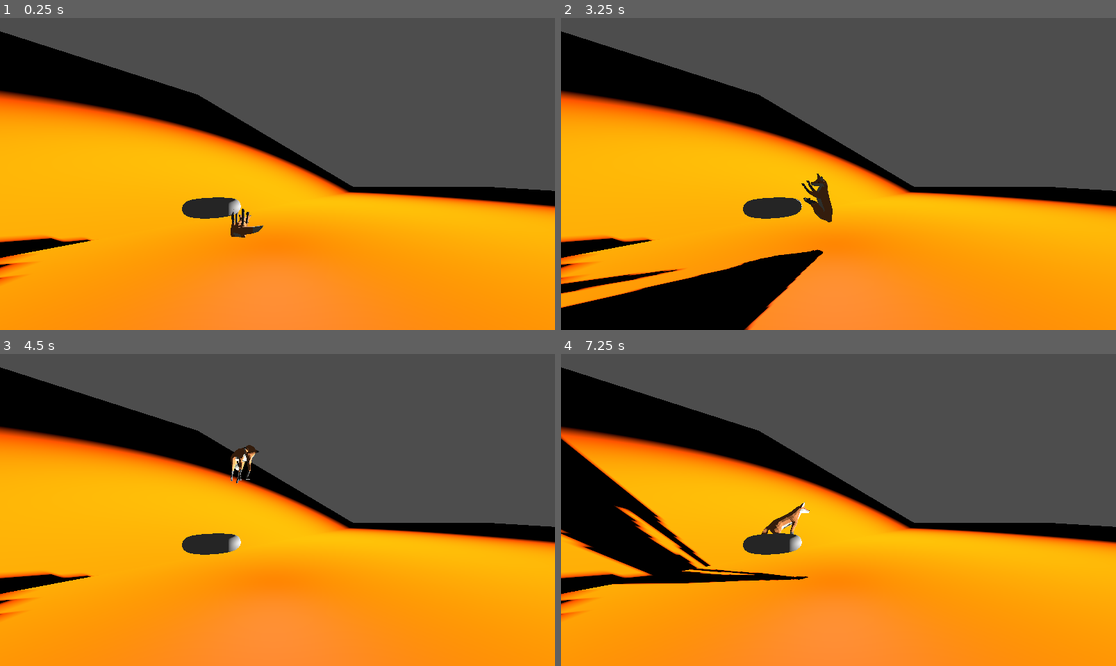
Above: before the commit, frames 1-4 (two rows, left to right).
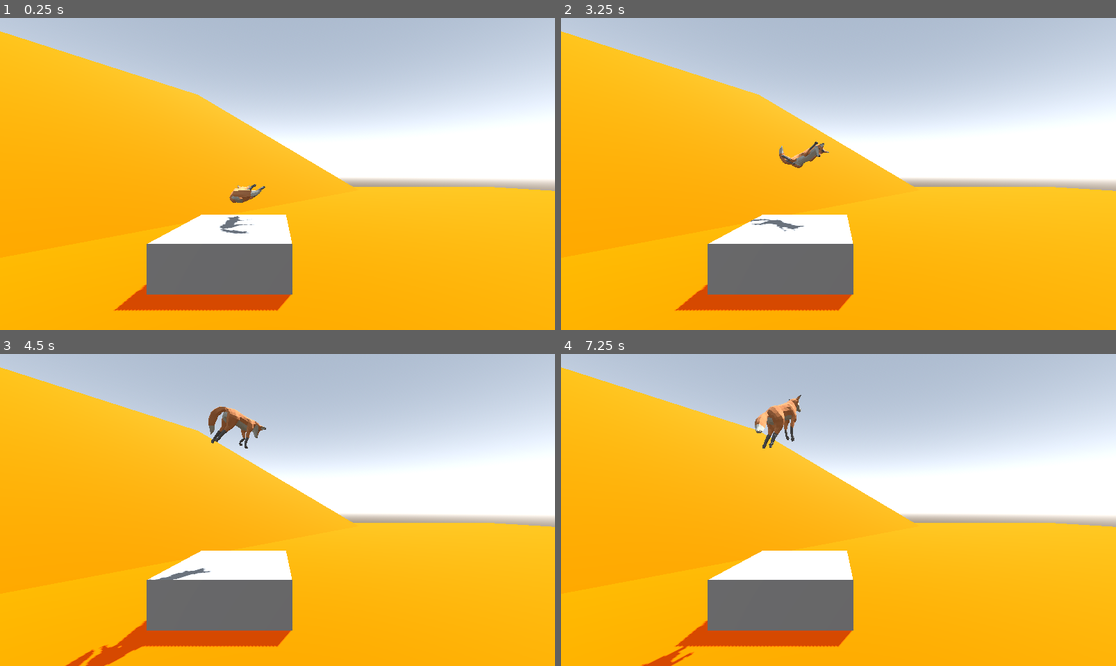
Above: after the commit, the same moments.

Repository: LeonardoLeporati7/Procedural-safari
Game: Godot game, scene res://main.tscn
Two runs of this game, one before a commit and one after it. Both use one fixed random seed, a clock stepped at 60 frames per second and the inputs below.
Inputs (mouse positions are in pixels of both pictures, inside the frame that each line leads up to):
- Up to frame 1 (0.25 s): no input
- Up to frame 2 (3.25 s): tap Enter (ui_accept) at 0.5, 0.77 s; move the mouse to (960, 158) at 0.52 s; hold Right (ui_right) 0.53-1.25 s; click (960, 158) at 0.6 s; drag from (727, 189) to (810, 236) at 1.27 s; move the mouse to (894, 105) at 2.02 s; hold Right (ui_right) 2.03-2.75 s; click (894, 105) at 2.1 s; drag from (810, 236) to (672, 127) at 2.77 s
- Up to frame 3 (4.5 s): move the mouse to (444, 556) at 3.52 s; hold Left (ui_left) 3.53-4.25 s; click (444, 556) at 3.6 s; tap Enter (ui_accept) at 3.77 s; drag from (111, 463) to (194, 432) at 4.27 s
- Up to frame 4 (7.25 s): move the mouse to (866, 510) at 5.02 s; hold Down (ui_down) 5.03-5.75 s; click (866, 510) at 5.1 s; drag from (755, 432) to (727, 525) at 5.77 s; move the mouse to (960, 494) at 6.52 s; hold Up (ui_up) from 6.53 s (still down); click (960, 494) at 6.6 s; tap Enter (ui_accept) at 6.77 s

The runs differ from the first frame. In frame 1, 75% of the frame differs, in the area x 0-100%, y 0-100%; in frame 2, 76%; in frame 3, 75%; in frame 4, 81%.

Commit message:
Add procedural sky & stabilize spider jump
Update scene and spider movement logic:

- main.tscn: replace Environment/CameraAttributes/Compositor subresources with a ProceduralSkyMaterial and Sky + Environment; add WorldEnvironment and DirectionalLight3D nodes, hide existing OmniLight, and remove an unused CSGMesh3D/Torus mesh node. This switches the scene background to a procedural sky and adds a directional light.

- spider_bot/Movement.gd: implement foot-position "snapshot" variables (jump_p_*) so the ground plane used for rotation is frozen at jump start; continue reading raycasts for ground height only. Refactor attack input handling to use continuous pressed state, adjust plane construction for attack and jump phases, add parabolic offset to foot positions in-air, and smooth basis/position lerps.

- spider_bot/step_ray.gd: fix reset behavior by assigning the saved local reset_pos directly to step_target.global_position (removes to_global conversion).

These changes stabilize the bot's rotation during jumps, improve attack posture handling, and switch to a procedural sky in the scene.

Diff:
--- a/main.tscn
+++ b/main.tscn
@@ -3,15 +3,32 @@
 [ext_resource type="Material" uid="uid://h0omavrnsek5" path="res://materials/floor.tres" id="2_dgnap"]
 [ext_resource type="PackedScene" uid="uid://cj78doqftmcrv" path="res://volpe.tscn" id="3_h2yge"]
 
-[sub_resource type="Environment" id="Environment_0xm2m"]
+[sub_resource type="ProceduralSkyMaterial" id="ProceduralSkyMaterial_0xm2m"]
+sky_top_color = Color(0.6615751, 0.72105384, 0.8006541, 1)
+sky_horizon_color = Color(1.3000507, 1.2985513, 1.3001167, 1)
+ground_bottom_color = Color(0.5418495, 0.47637236, 0.4030338, 1)
+ground_horizon_color = Color(1.3000507, 1.2985513, 1.3001167, 1)
 
-[sub_resource type="CameraAttributesPractical" id="CameraAttributesPractical_h2yge"]
+[sub_resource type="Sky" id="Sky_h2yge"]
+sky_material = SubResource("ProceduralSkyMaterial_0xm2m")
 
-[sub_resource type="Compositor" id="Compositor_1bvp3"]
-
-[sub_resource type="TorusMesh" id="TorusMesh_0xm2m"]
+[sub_resource type="Environment" id="Environment_1bvp3"]
+background_mode = 2
+sky = SubResource("Sky_h2yge")
 
 [node name="Main" type="Node3D" unique_id=18126565]
+
+[node name="WorldEnvironment" type="WorldEnvironment" parent="." unique_id=100093080]
+environment = SubResource("Environment_1bvp3")
+
+[node name="DirectionalLight3D" type="DirectionalLight3D" parent="." unique_id=1353561072]
+transform = Transform3D(-0.8660254, -0.43301278, 0.25, 0, 0.49999997, 0.86602545, -0.50000006, 0.75, -0.43301266, 0, 0, 0)
+light_energy = 1.55
+shadow_enabled = true
+
+[node name="CSGBox3D2" type="CSGBox3D" parent="." unique_id=2113785286]
+transform = Transform3D(7, 0, 0, 0, 3, 0, 0, 0, 7, -2.5056973, -2.5039077, 3.117803)
+use_collision = true
 
 [node name="CSGBox3D" type="CSGBox3D" parent="." unique_id=1169985587]
 transform = Transform3D(1, 0, 0, 0, 1, 0, 0, 0, 1, -30.204649, -3.4341164, 16.04824)
@@ -26,14 +43,10 @@
 material = ExtResource("2_dgnap")
 
 [node name="OmniLight3D" type="OmniLight3D" parent="." unique_id=1401448491]
+visible = false
 shadow_enabled = true
 omni_range = 55.615
 omni_attenuation = -0.674
-
-[node name="WorldEnvironment" type="WorldEnvironment" parent="." unique_id=1652047972]
-environment = SubResource("Environment_0xm2m")
-camera_attributes = SubResource("CameraAttributesPractical_h2yge")
-compositor = SubResource("Compositor_1bvp3")
 
 [node name="Camera3D" type="Camera3D" parent="." unique_id=1962456847]
 transform = Transform3D(1, 0, 0, 0, 1, 0, 0, 0, 1, 0.28758192, 2.368678, 16.407276)
@@ -47,10 +60,5 @@
 [node name="HeadIKTarget" parent="Node3D" index="1" unique_id=679983339]
 head_height_attack = 1.0
 
-[node name="CSGMesh3D" type="CSGMesh3D" parent="." unique_id=1607066250]
-transform = Transform3D(2, 0, 0, 0, 2, 0, 0, 0, 2, -4.383112, 0, 1.7709627)
-use_collision = true
-mesh = SubResource("TorusMesh_0xm2m")
-
 [editable path="Node3D"]
 [editable path="Node3D/Fox22"]
--- a/spider_bot/Movement.gd
+++ b/spider_bot/Movement.gd
@@ -10,14 +10,10 @@
 @export var gravity: float = 20.0
 
 @export_group("Settings Attacco")
-# Variabile di stato (letta dagli altri script)
 @export var is_attacking: bool = false
-# Altezza normale da terra
 @export var ground_offset_normal: float = 0
-# Altezza quando attacca (si schiaccia a terra)
 @export var ground_offset_attack: float = 0.2
 
-# Variabile interna per l'altezza attuale
 var current_ground_offset: float = 0
 
 var vertical_velocity: float = 0.0
@@ -29,55 +25,78 @@
 @onready var rc_bl = $StepTargetContainer/BackLeftRay
 @onready var rc_br = $StepTargetContainer/BackRightRay
 
+# --- NUOVE VARIABILI PER "CONGELARE" IL PIANO ---
+var jump_p_fl: Vector3
+var jump_p_fr: Vector3
+var jump_p_bl: Vector3
+var jump_p_br: Vector3
+
 func _process(delta):
-	var p_bl = rc_bl.step_target.global_position
-	var p_br = rc_br.step_target.global_position
-	var p_fl = rc_fl.step_target.global_position
-	var p_fr = rc_fr.step_target.global_position
+	# 1. RECUPERO POSIZIONI PIEDI (LOGICA SNAPSHOT)
+	var p_fl: Vector3
+	var p_fr: Vector3
+	var p_bl: Vector3
+	var p_br: Vector3
+
+	if !is_jumping:
+		# SE SIAMO A TERRA: Leggiamo i Raycast in tempo reale
+		p_fl = rc_fl.step_target.global_position
+		p_fr = rc_fr.step_target.global_position
+		p_bl = rc_bl.step_target.global_position
+		p_br = rc_br.step_target.global_position
+
+		# E salviamo continuamente queste posizioni come "ultimo punto valido"
+		jump_p_fl = p_fl
+		jump_p_fr = p_fr
+		jump_p_bl = p_bl
+		jump_p_br = p_br
+	else:
+		# SE STIAMO SALTANDO: Ignoriamo i Raycast!
+		# Usiamo le posizioni salvate all'istante del salto.
+		# Così il piano rotazionale rimane fisso come al decollo.
+		p_fl = jump_p_fl
+		p_fr = jump_p_fr
+		p_bl = jump_p_bl
+		p_br = jump_p_br
+
+	# 2. GESTIONE PARABOLA (Calcolata sui punti congelati se in aria)
 	var amount = clamp(abs(vertical_velocity) * 0.15, 0.0, 1.5)
 
-
-	# --- 1. GESTIONE INPUT ATTACCO (CORRETTA) ---
-	# Usiamo un solo blocco per controllare tutti i tasti di attacco.
-	# Usiamo "pressed" (premuto) invece di "just_pressed" così la volpe resta bassa finché tieni il tasto.
+	# --- GESTIONE INPUT ATTACCO ---
 	if Input.is_mouse_button_pressed(MOUSE_BUTTON_LEFT):
 		is_attacking = true
 	else:
 		is_attacking = false
 
-	var target_offset=ground_offset_normal
-	# --- 2. GESTIONE ALTEZZA DINAMICA ---
-	# Se attacco, il target è basso (0.2), altrimenti è normale (0.5)
-	if is_attacking :
+	var target_offset = ground_offset_normal
+
+	# --- GESTIONE ROTAZIONE ATTACCO ---
+	if is_attacking:
 		target_offset = ground_offset_attack
 		var attack_offset = Vector3.ZERO
-		attack_offset.y+=target_offset
-		print(attack_offset)
-		var plane_attack1= Plane(p_bl-attack_offset*4, p_fl+attack_offset, p_fr+attack_offset)
-		var plane_attack2 = Plane(p_fr+attack_offset, p_br-attack_offset*4, p_bl-attack_offset*4)
+		attack_offset.y += target_offset
+
+		# Qui usiamo i punti p_bl, p_fl ecc. (che sono live se a terra)
+		var plane_attack1 = Plane(p_bl - attack_offset * 4, p_fl + attack_offset, p_fr + attack_offset)
+		var plane_attack2 = Plane(p_fr + attack_offset, p_br - attack_offset * 4, p_bl - attack_offset * 4)
 		var avg_normal_attack = ((plane_attack1.normal + plane_attack2.normal) / 2).normalized()
 		var target_basis_attack = _basis_from_normal(avg_normal_attack)
 		transform.basis = transform.basis.slerp(target_basis_attack, 12.0 * delta).orthonormalized()
-
-	else :
+	else:
 		target_offset = ground_offset_normal
 
-	# Lerp fluido: 5.0 * delta determina quanto velocemente si abbassa/alza
 	current_ground_offset = lerp(current_ground_offset, target_offset, 5.0 * delta)
 
-	# --- 3. CALCOLO TERRENO ---
+	# --- CALCOLO ATTERRAGGIO (Raycast sempre attivi per questo!) ---
+	# Nota: Continuiamo a leggere i raycast QUI solo per sapere l'altezza del terreno sotto di noi
 	var avg_feet_y = (rc_fl.step_target.global_position.y + rc_fr.step_target.global_position.y + rc_bl.step_target.global_position.y + rc_br.step_target.global_position.y) / 4.0
+	var target_ground_y = avg_feet_y + current_ground_offset
 
-	# Qui sommiamo l'offset dinamico calcolato sopra
-	var target_ground_y = avg_feet_y + current_ground_offset
-	print("target ground y :"+str(target_ground_y)+"avg feet y:"+str(avg_feet_y))
-	# --- 4. GESTIONE SALTO ---
+	# --- GESTIONE SALTO ---
 	if Input.is_action_just_pressed("ui_accept") and !is_jumping:
 		is_jumping = true
 		vertical_velocity = jump_force
 		print("jumpo")
-
-	# Nota: Ho rimosso il secondo check su "Attack" qui perché è già gestito sopra nel punto 1.
 
 	if is_jumping:
 		# FASE VOLO
@@ -86,16 +105,20 @@
 		vertical_velocity = max(vertical_velocity, -50.0)
 
 		# Rotazione Parabolica
+		# Modifichiamo copie locali dei punti congelati
+		var jump_mod_bl = p_bl
+		var jump_mod_br = p_br
 
 		if vertical_velocity > 0:
-			p_bl.y -= amount
-			p_br.y -= amount
+			jump_mod_bl.y -= amount
+			jump_mod_br.y -= amount
 		else:
-			p_bl.y += amount
-			p_br.y += amount
+			jump_mod_bl.y += amount
+			jump_mod_br.y += amount
 
-		var plane_jump1 = Plane(p_bl, p_fl, p_fr)
-		var plane_jump2 = Plane(p_fr, p_br, p_bl)
+		# Calcolo Plane basato sullo "Snapshot" del decollo + Parabola
+		var plane_jump1 = Plane(jump_mod_bl, p_fl, p_fr)
+		var plane_jump2 = Plane(p_fr, jump_mod_br, jump_mod_bl)
 		var avg_normal_jump = ((plane_jump1.normal + plane_jump2.normal) / 2).normalized()
 		var target_basis_jump = _basis_from_normal(avg_normal_jump)
 		transform.basis = transform.basis.slerp(target_basis_jump, 12.0 * delta).orthonormalized()
@@ -109,20 +132,16 @@
 
 	else:
 		# --- FASE A TERRA ---
-		# Allineamento al terreno
-		var plane1 = Plane(rc_bl.step_target.global_position, rc_fl.step_target.global_position, rc_fr.step_target.global_position)
-		var plane2 = Plane(rc_fr.step_target.global_position, rc_br.step_target.global_position, rc_bl.step_target.global_position)
+		var plane1 = Plane(p_bl, p_fl, p_fr)
+		var plane2 = Plane(p_fr, p_br, p_bl)
 		var avg_normal = ((plane1.normal + plane2.normal) / 2).normalized()
 
-		# Fix: Protezione se la normale è zero
 		if !avg_normal.is_normalized(): avg_normal = Vector3.UP
 
 		var target_basis = _basis_from_normal(avg_normal)
 		transform.basis = transform.basis.slerp(target_basis, 10.0 * delta).orthonormalized()
 
-		# Posizionamento Y fluido (Questo applica l'abbassamento del busto)
 		position.y = lerp(position.y, target_ground_y, 20.0 * delta)
-		#non va fatta la prediction perche puoi con le colline si abbassa il busto
 
 	_handle_movement(delta)
 
--- a/spider_bot/step_ray.gd
+++ b/spider_bot/step_ray.gd
@@ -35,4 +35,4 @@
 		print("non sto toccando")
 		var reset_pos= default_local_pos
 
-		step_target.global_position = to_global(reset_pos)
+		step_target.global_position = reset_pos
